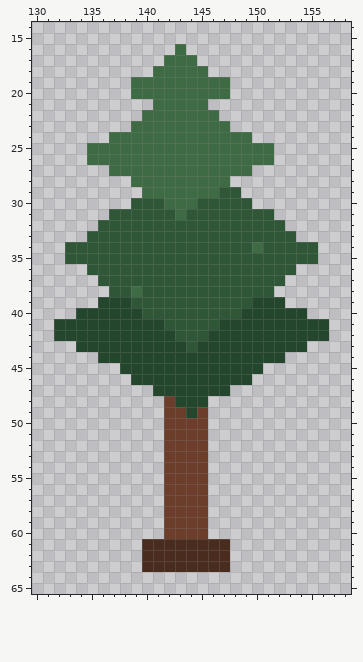
Edited in one commit: pixel-art file (art/sitio/sitio.aseprite). The first picture shows the starting point.
512x640 pixels, 1 frame. Colours within 5 levels of each other are drawn and written as one. Shown: x 130..158, y 14..65. The commit also changed other parts of the picture, which this record leaves out.
After the commit:
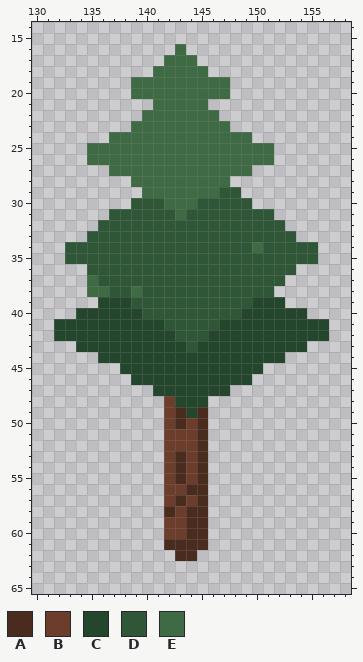
Palette (. is transparent): A #4a2c1e  B #6b3d2a  C #24462c  D #2f5637  E #3f6b44
From old to new:
Changed rows in their new state; - is an unchanged pixel.
Layer "tree":
first column x 135:
37 E-
38 EE
first column x 140:
49 ---A-A--
50 ---A-A--
51 -----A--
52 -----A--
53 ---A-A--
54 ---A-A--
55 ---A-A--
56 ----AA--
57 ---A-A--
58 --A-AA--
59 ----AA--
60 ----AA--
61 ..----..
62 ...--...
63 ........
